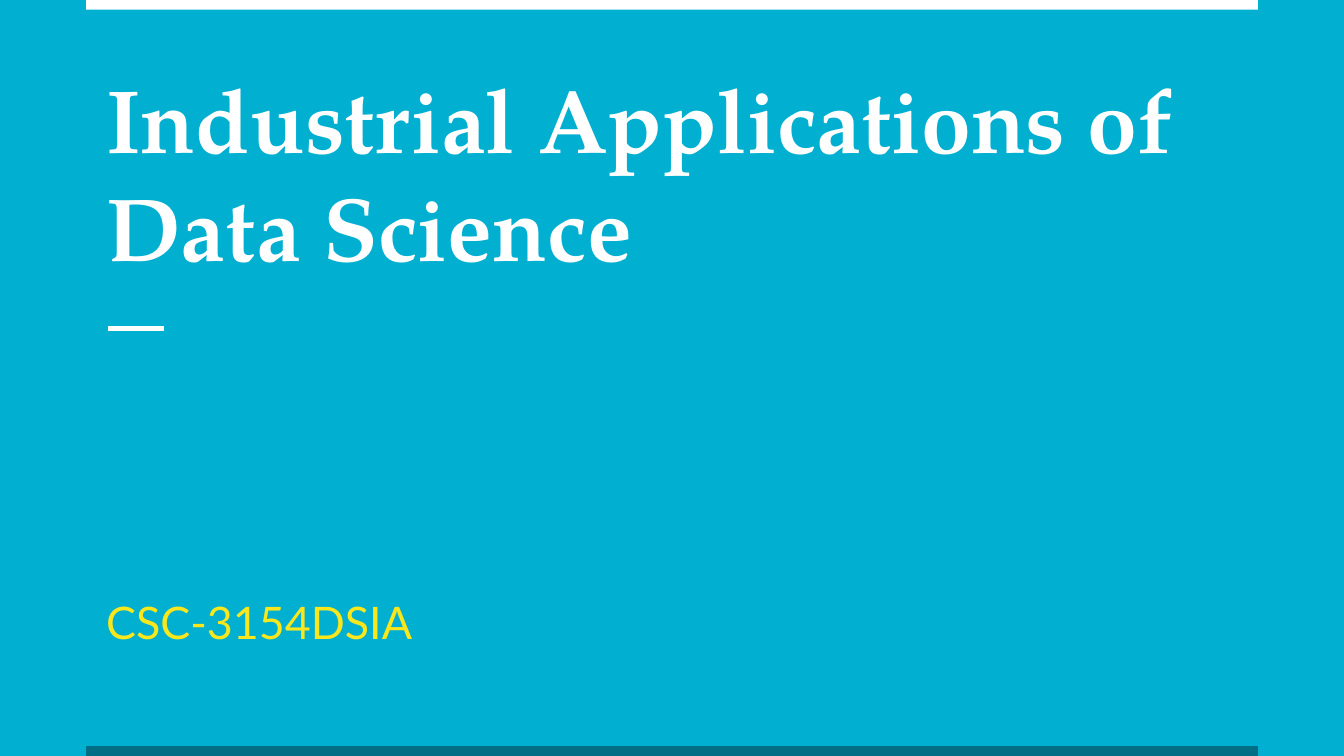
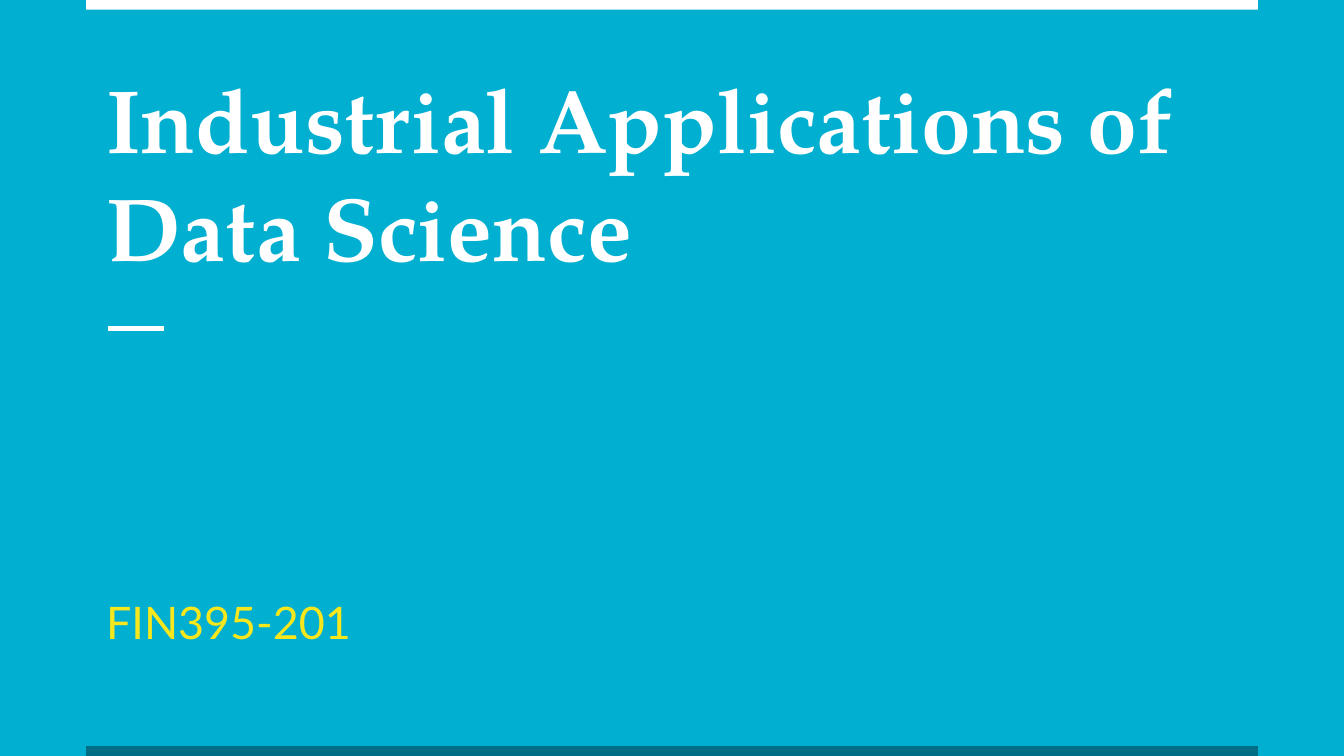
Before and after one commit to NolanSmithSolutions/Course, a slide deck: slide 1 of Intro/Welcome.pptx. Drawn at 1344x756 pixels with LibreOffice and Linux fonts; fonts in the diff are those of the drawing. Boxes give left, top, right and bottom in pixels: in the first picture for what was removed or moved away, otherwise in the second. Text is boxed around its words. In the diff, an @@ line names an element or a change of style, - is before the commit and + after.

Commit message:
data science future update

```diff
--- a/Intro/Welcome.pptx
+++ b/Intro/Welcome.pptx
@@ subtitle at (106,606,351,640): text changed @@
-CSC-3154DSIA
+FIN395-201
```
Also in this commit, not shown: 4 other slides changed, 4 other files.
